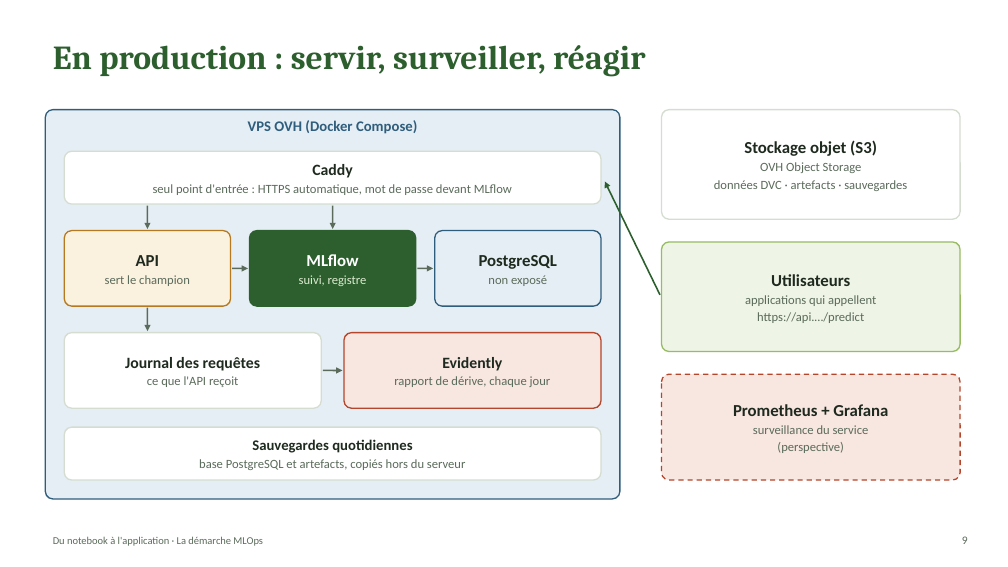
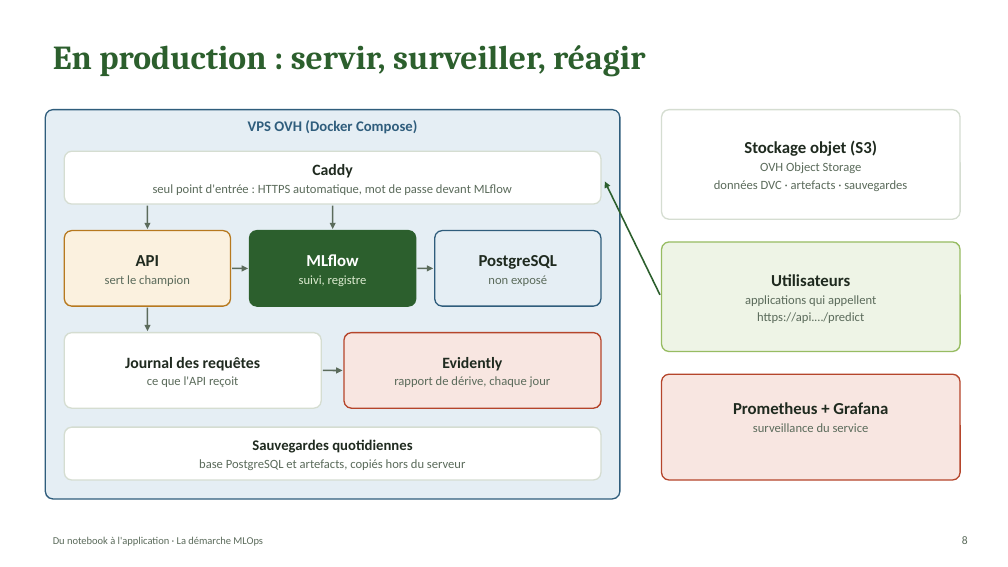
Before and after one commit to webew/crop_recommendation_tp, a slide deck: slide 8 of docs/support/seance1_demarche_mlops.pptx (slide 9 before the commit). Drawn at 1008x567 pixels with LibreOffice and Linux fonts; fonts in the diff are those of the drawing. Boxes give left, top, right and bottom in pixels: in the first picture for what was removed or moved away, otherwise in the second. Text is boxed around its words. In the diff, an @@ line names an element or a change of style, - is before the commit and + after.

```diff
--- a/docs/support/seance1_demarche_mlops.pptx
+++ b/docs/support/seance1_demarche_mlops.pptx
@@ rounded rectangle "Prometheus + Grafana" at [662,374,960,480]: outline #B5452B 1.25 pt dashed to #B5452B 1.25 pt @@
@@ text in rounded rectangle at [777,442,844,453]: paragraph removed @@
-(perspective)
```
Also in this commit, not shown: 14 other slides changed, 3 slides removed, 1 other file.
